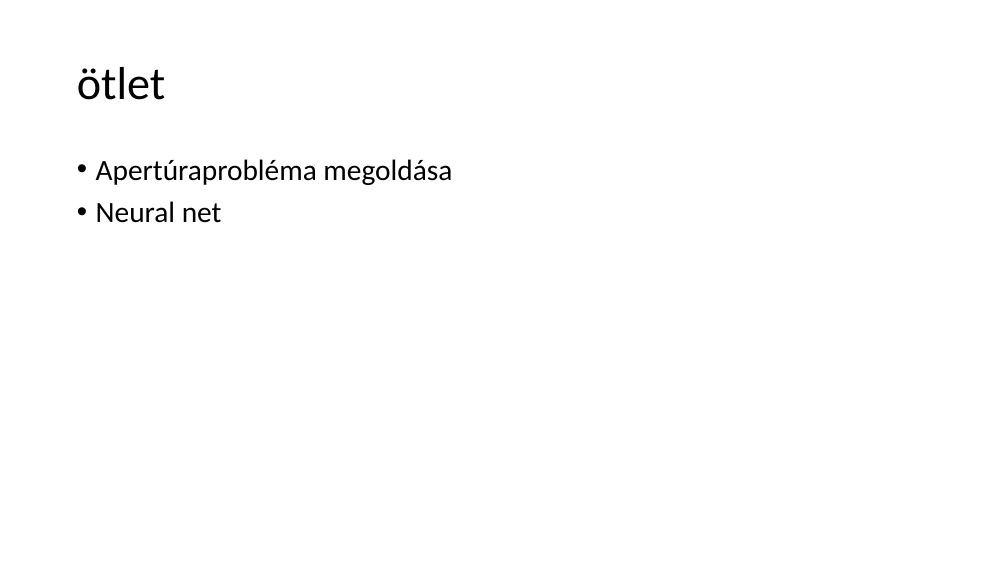
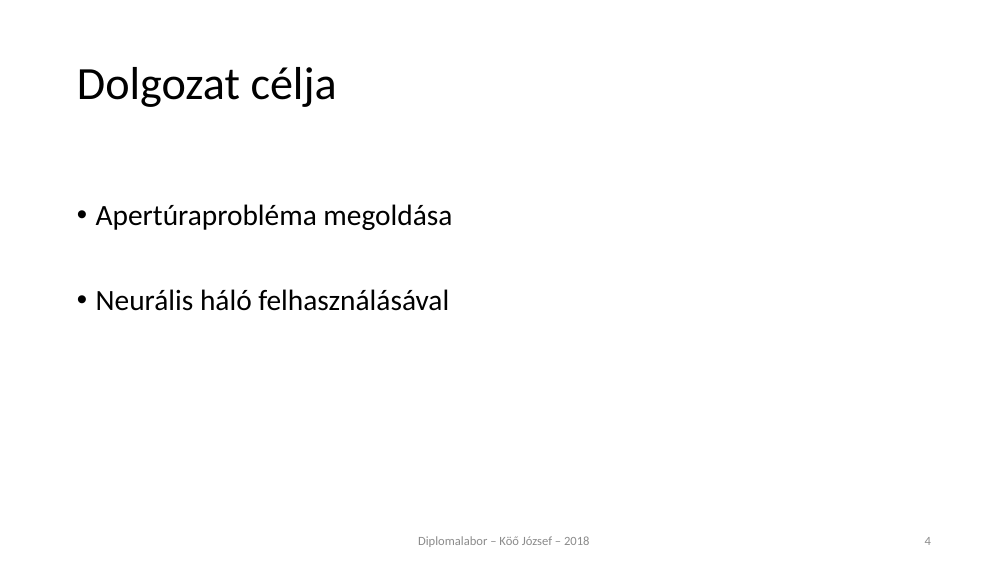
Before and after one commit to koojozsef/Szakdolgozat_PE, a slide deck: slide 4 of 01_doc/presentation_koo_jozsef.pptx. Drawn at 1008x567 pixels with LibreOffice and Linux fonts; fonts in the diff are those of the drawing. Boxes give left, top, right and bottom in pixels: in the first picture for what was removed or moved away, otherwise in the second. Text is boxed around its words. In the diff, an @@ line names an element or a change of style, - is before the commit and + after.

```diff
--- a/01_doc/presentation_koo_jozsef.pptx
+++ b/01_doc/presentation_koo_jozsef.pptx
@@ title at <box>77,67,337,107</box>: text changed @@
-ötlet
+Dolgozat célja
@@ text at <box>96,289,449,311</box>: text changed @@
-• Neural net
+• Neurális háló felhasználásával
@@ text added at <box>418,536,590,547</box>, 12 pt, text #8C8C8C @@
+Diplomalabor – Köő József – 2018
@@ page number added at <box>925,537,931,545</box>, 12 pt, text #8C8C8C @@
+4
```
Also in this commit, not shown: 15 other slides changed, 1 slide added, 1 slide removed.
